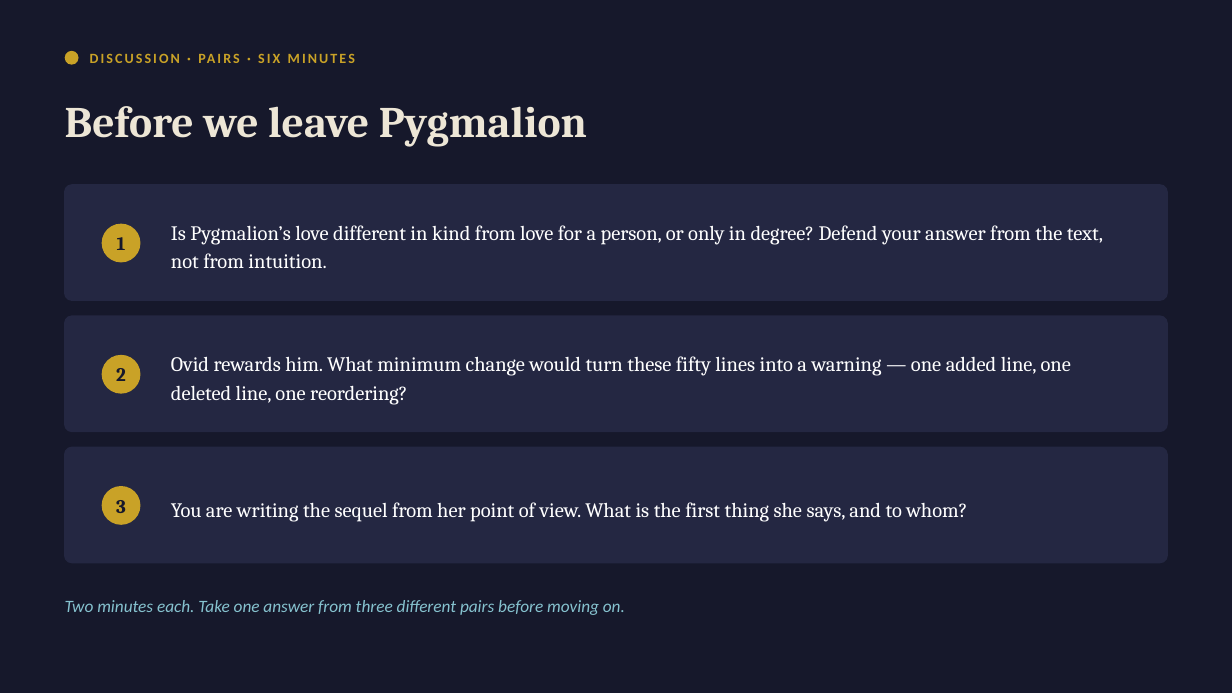
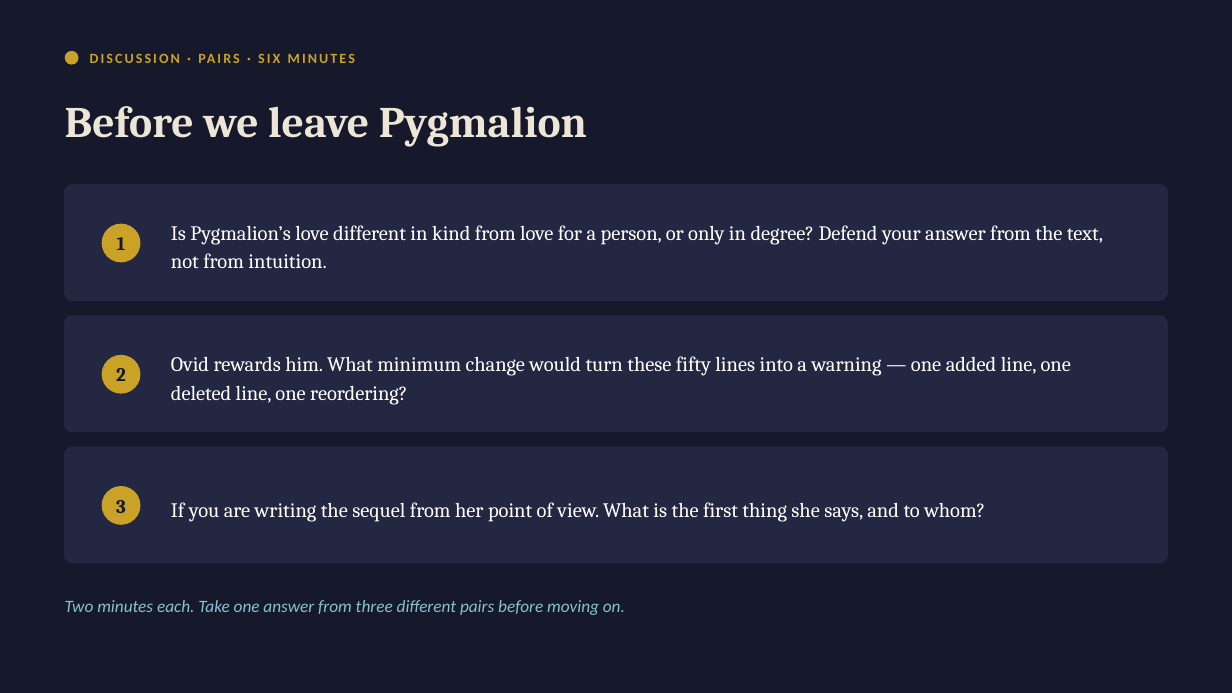
Before and after one commit to lindagaw/lindagaw.github.io, a slide deck: slide 13 of courses/COLL150-Fall26/Slides/Unit 1 - Pygmalion & Narcissus.pptx. Drawn at 1232x693 pixels with LibreOffice and Linux fonts; fonts in the diff are those of the drawing. Boxes give left, top, right and bottom in pixels: in the first picture for what was removed or moved away, otherwise in the second. Text is boxed around its words. In the diff, an @@ line names an element or a change of style, - is before the commit and + after.

```diff
--- a/courses/COLL150-Fall26/Slides/Unit 1 - Pygmalion & Narcissus.pptx
+++ b/courses/COLL150-Fall26/Slides/Unit 1 - Pygmalion & Narcissus.pptx
@@ text at <box>171,502,985,522</box>: text changed @@
-You are writing the sequel from her point of view. What is the first thing she says, and to whom?
+If you are writing the sequel from her point of view. What is the first thing she says, and to whom?
```
Also in this commit, not shown: 7 other slides changed, 2 other files.
